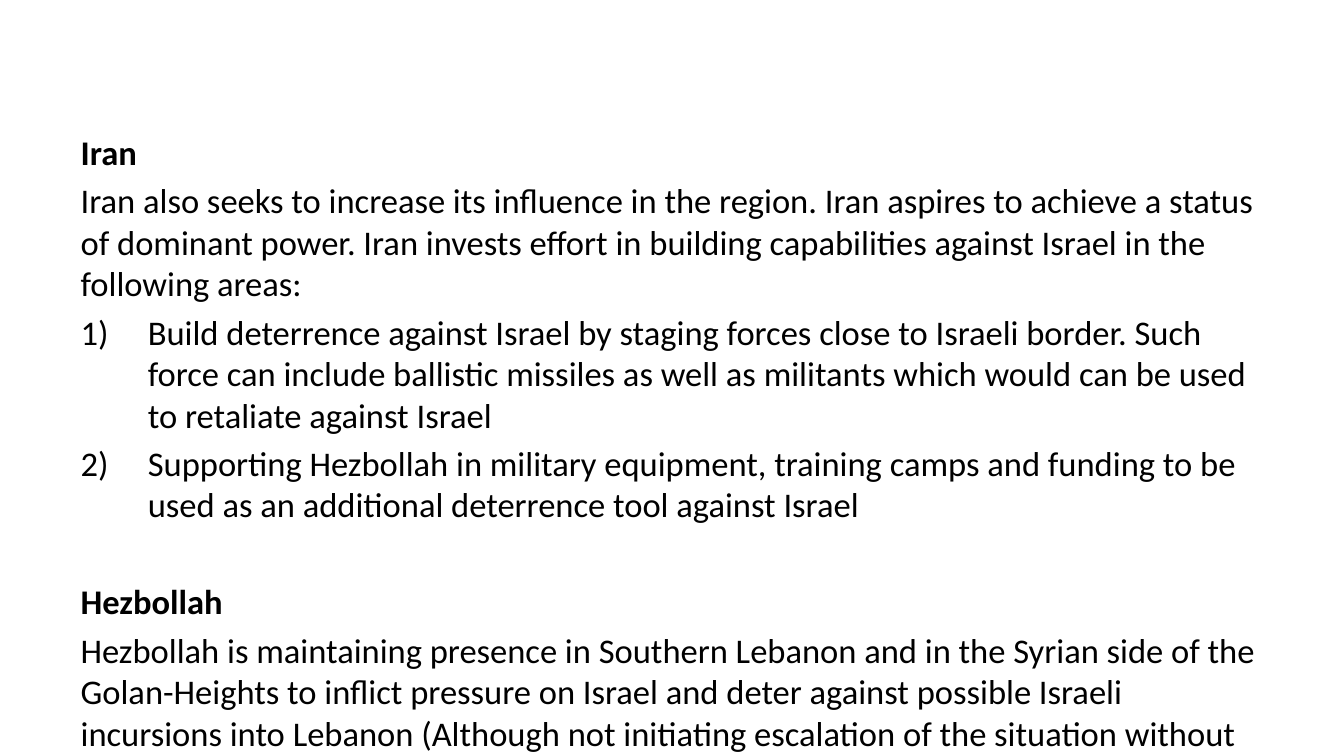
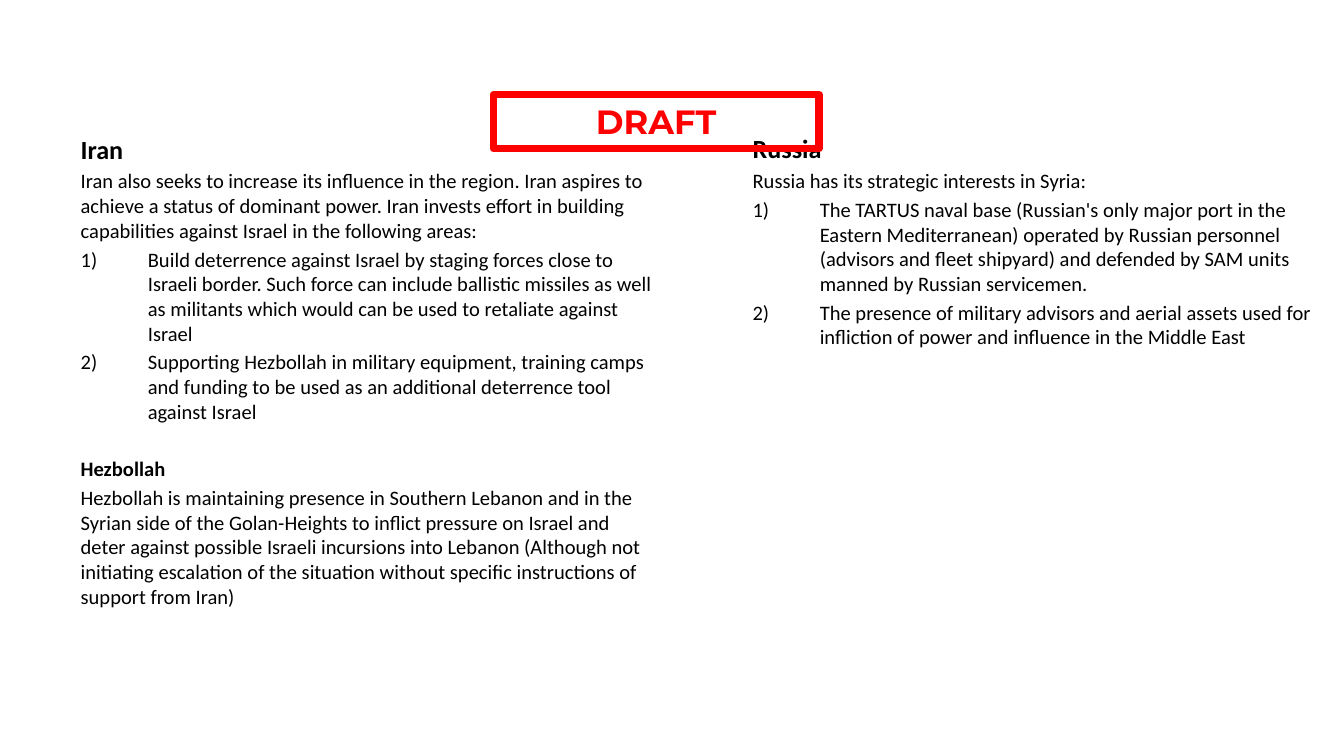
Before and after one commit to 132nd-vWing/OPAR-Brief, a slide deck: slide 13 of UNDER DEVELOPMENT/132nd OP ACTIVE RESOLVE Introduction Brief.pptx (slide 14 before the commit). Drawn at 1344x756 pixels with LibreOffice and Linux fonts; fonts in the diff are those of the drawing; background and template pictures are left out. Boxes give left, top, right and bottom in pixels: in the first picture for what was removed or moved away, otherwise in the second. Text is boxed around its words. In the diff, an @@ line names an element or a change of style, - is before the commit and + after.

```diff
--- a/UNDER DEVELOPMENT/132nd OP ACTIVE RESOLVE Introduction Brief.pptx
+++ b/UNDER DEVELOPMENT/132nd OP ACTIVE RESOLVE Introduction Brief.pptx
@@ rectangle added at (493,94,818,148), outline #FF0000 4 pt, 18 pt, text #FF0000, bold @@
+DRAFT
@@ text "Iran" at (81,142,651,608): size 18.5 to 14 pt in "Iran"; size 18.5 to 11 pt; less space between paragraphs @@
@@ title at (81,142,449,477): text changed @@
-ACTORS – Iran & Hezbollah
+ACTORS – Adversaries
@@ text added at (753,137,1311,348), 11 pt, text #000000 @@
+Russia
+Russia has its strategic interests in Syria:
+1) The TARTUS naval base (Russian's only major port in the Eastern Mediterranean) operated by Russian personnel (advisors and fleet shipyard) and defended by SAM units manned by Russian servicemen.
+2) The presence of military advisors and aerial assets used for infliction of power and influence in the Middle East
```
Also in this commit, not shown: 17 other slides changed, 1 slide added, 3 slides removed, 4 other files.
